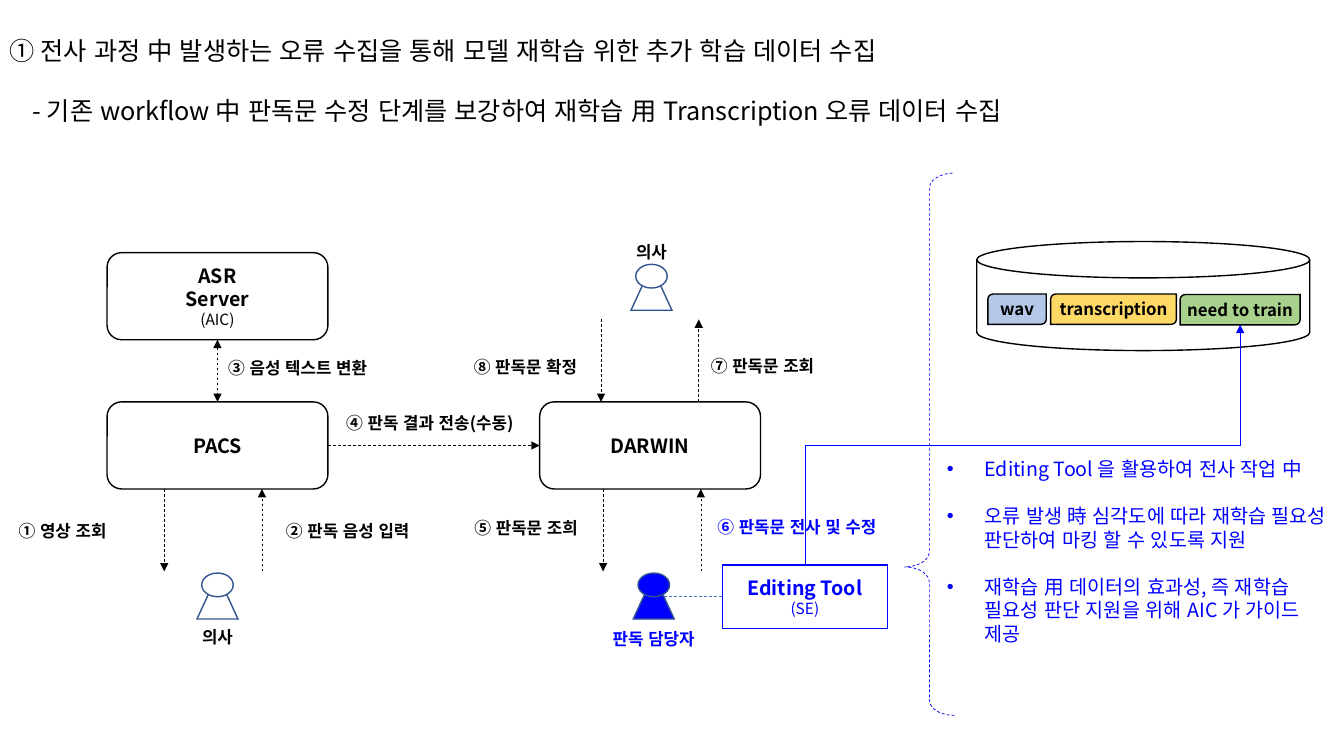
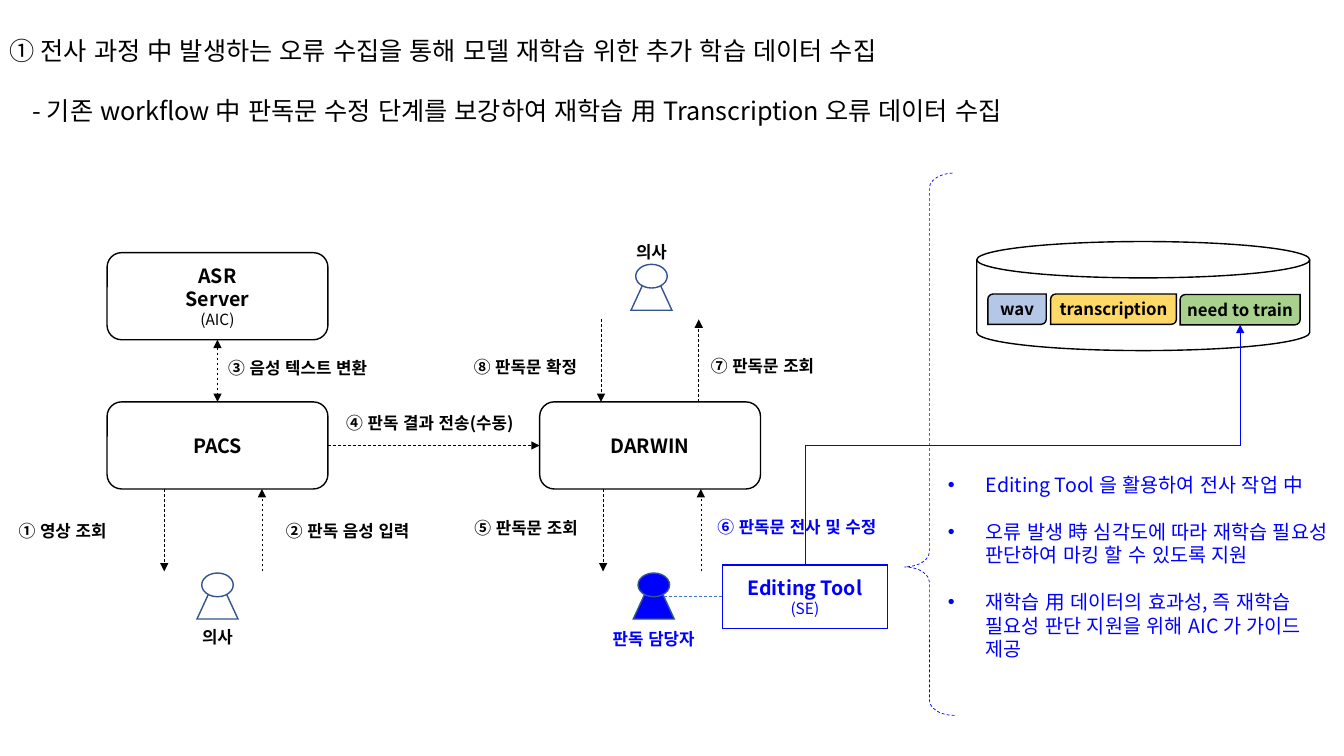
Before and after one commit to rby011/survey, a slide deck: slide 3 of doc/smc.pptx. Drawn at 1344x756 pixels with LibreOffice and Linux fonts; fonts in the diff are those of the drawing. Boxes give left, top, right and bottom in pixels: in the first picture for what was removed or moved away, otherwise in the second. Text is boxed around its words. In the diff, an @@ line names an element or a change of style, - is before the commit and + after.

```diff
--- a/doc/smc.pptx
+++ b/doc/smc.pptx
@@ text "Editing Tool 을 활용하여 전사 ..." moved from (x1=985, y1=459, x2=1326, y2=643) to (x1=986, y1=475, x2=1327, y2=658) @@
@@ text at (x1=474, y1=519, x2=578, y2=536): text changed @@
-⑤ 판독문 조희
+⑤ 판독문 조회
```
Also in this commit, not shown: 3 other slides changed.
